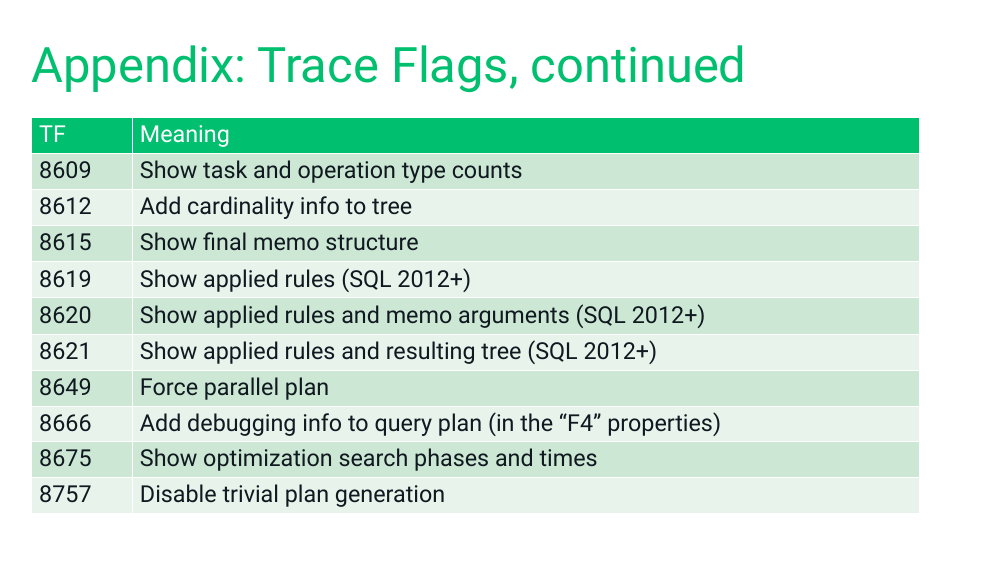
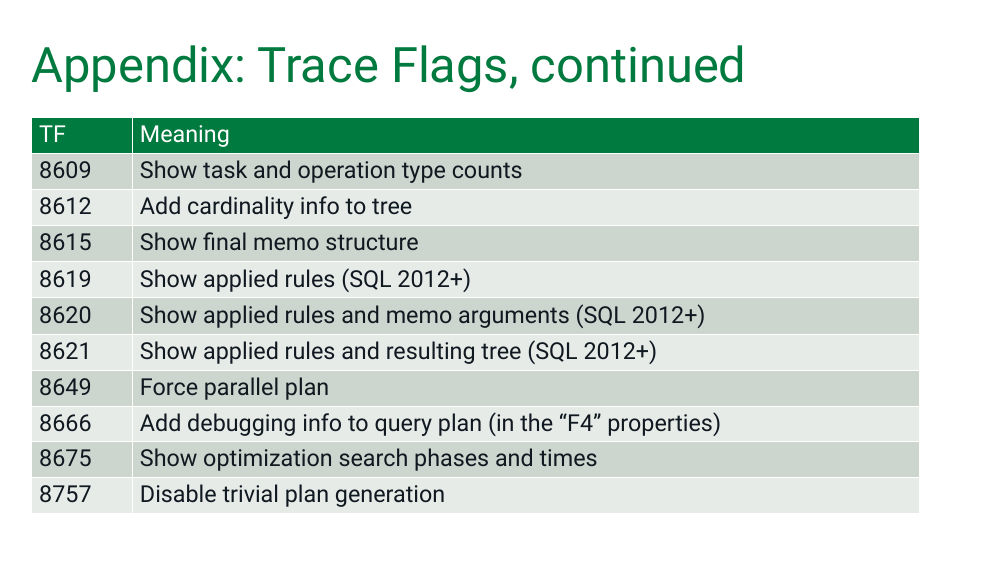
Before and after one commit to tf3604/OptimizerPresentation, a slide deck: slide 60 of Optimizer.pptx (slide 59 before the commit). Drawn at 1008x567 pixels with LibreOffice and Linux fonts; fonts in the diff are those of the drawing; background and template pictures are left out. Boxes give left, top, right and bottom in pixels: in the first picture for what was removed or moved away, otherwise in the second. Text is boxed around its words. In the diff, an @@ line names an element or a change of style, - is before the commit and + after.

```diff
--- a/Optimizer.pptx
+++ b/Optimizer.pptx
@@ title "Appendix: Trace Flags, continued" at box(32, 45, 747, 93): text colour #00BF6F to #007A3E @@
@@ table at box(31, 117, 919, 514) @@
@@ fill #00BF6F to #007A3E in row 1 @@
@@ fill #CCE8D5 to #CCD7CE in 10 cells @@
@@ fill #E7F4EB to #E7ECE8 in 10 cells @@
```
Also in this commit, not shown: 62 other slides changed, 1 slide added.
